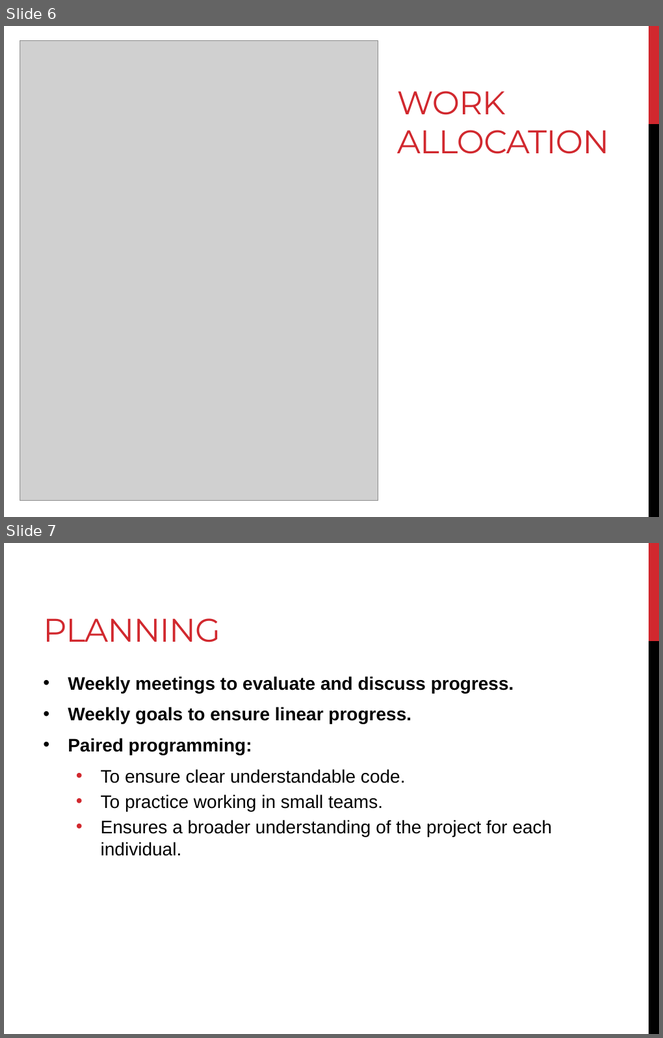
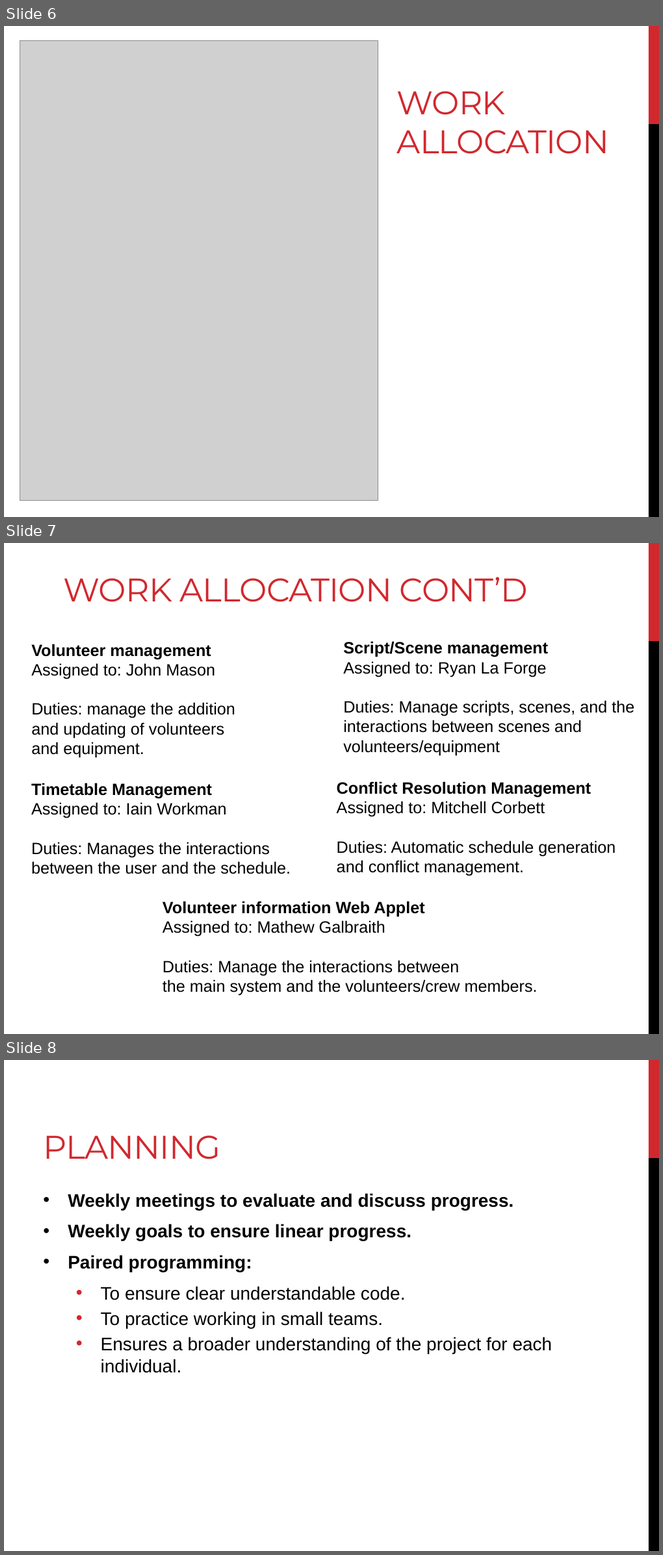
Before and after one commit to ipw969/370Project, a slide deck: Documentation/Achievatron_PowerPoint.pptx. Shown one above the other, each under a label of ours: slides 6 and 7 before the commit, slides 6, 7 and 8 after it. The pictures are 663x1038 and 663x1555 pixels, drawn with LibreOffice and Linux fonts; fonts in the diff are those of the drawing; grey boxes stand for pictures. Boxes give left, top, right and bottom in pixels: in the first picture for what was removed or moved away, otherwise in the second. Text is boxed around its words. In the diff, an @@ line names an element or a change of style, - is before the commit and + after.

```diff
--- a/Documentation/Achievatron_PowerPoint.pptx
+++ b/Documentation/Achievatron_PowerPoint.pptx
@@ slide 7 added at bbox=[4, 543, 659, 1034], background #FFFFFF; not listed: 2 template elements that a slide beside it also shows @@
@@ title added at bbox=[64, 577, 528, 602], 36 pt, text #D1282E @@
+WORK ALLOCATION CONT’D
@@ text added at bbox=[31, 644, 235, 758], 18 pt, text #000000 @@
+Volunteer management
+Assigned to: John Mason
+Duties: manage the addition and updating of volunteers and equipment.
@@ text added at bbox=[343, 641, 634, 756], 18 pt, text #000000 @@
+Script/Scene management
+Assigned to: Ryan La Forge
+Duties: Manage scripts, scenes, and the
+interactions between scenes and
+volunteers/equipment
@@ text added at bbox=[31, 783, 291, 875], 18 pt, text #000000 @@
+Timetable Management
+Assigned to: Iain Workman
+Duties: Manages the interactions
+between the user and the schedule.
@@ text added at bbox=[337, 782, 616, 876], 18 pt, text #000000 @@
+Conflict Resolution Management
+Assigned to: Mitchell Corbett
+Duties: Automatic schedule generation
+and conflict management.
@@ text added at bbox=[163, 901, 538, 996], 18 pt, text #000000 @@
+Volunteer information Web Applet
+Assigned to: Mathew Galbraith
+Duties: Manage the interactions between
+the main system and the volunteers/crew members.
@@ what was slide 7 is now slide 8 @@
```
Also in this commit, not shown: 1 slide changed, 1 other slide added, 1 slide removed.
